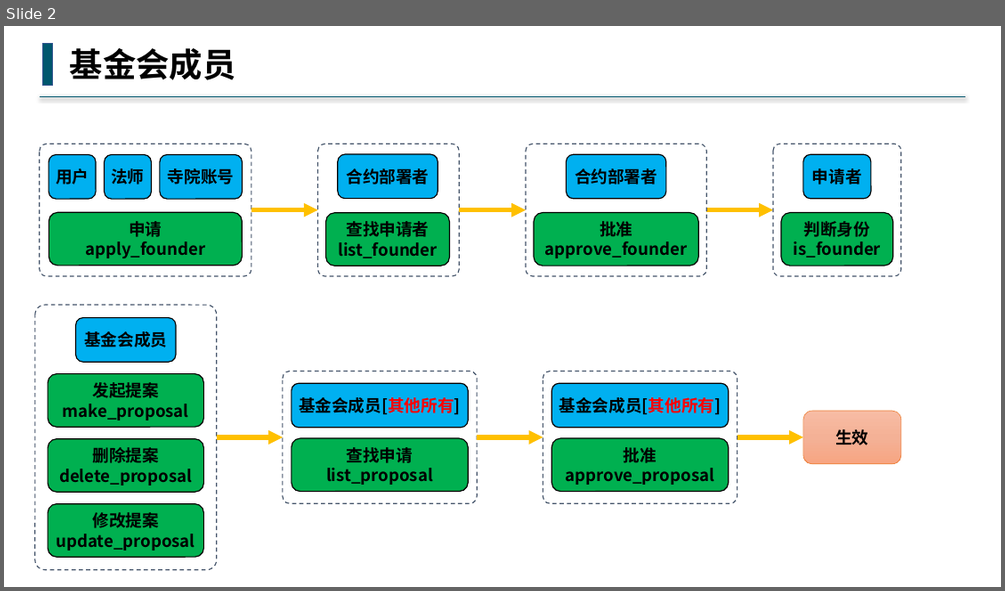
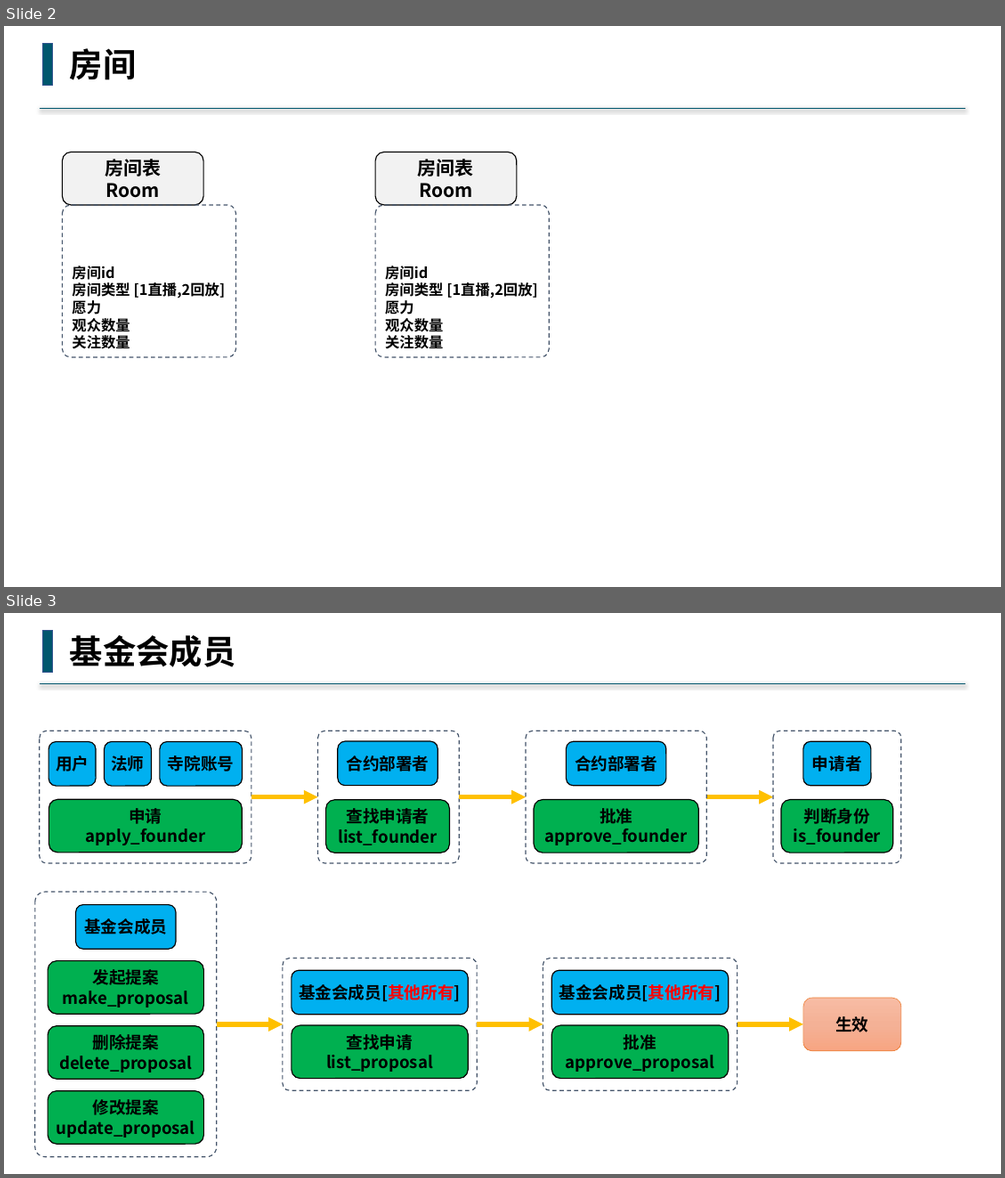
Before and after one commit to buddhachain/buddhaContract, a slide deck: doc/04.视频直播.pptx. Shown one above the other, each under a label of ours: slide 2 before the commit, slides 2 and 3 after it. The pictures are 1005x591 and 1005x1178 pixels, drawn with LibreOffice and Linux fonts; fonts in the diff are those of the drawing. Boxes give left, top, right and bottom in pixels: in the first picture for what was removed or moved away, otherwise in the second. Text is boxed around its words. In the diff, an @@ line names an element or a change of style, - is before the commit and + after.

```diff
--- a/doc/04.视频直播.pptx
+++ b/doc/04.视频直播.pptx
@@ slide 2 added at [4, 26, 1001, 587], background #FFFFFF @@
@@ rectangle added at [43, 43, 53, 85], fill #00576E, outline #325491 1 pt @@
@@ text added at [70, 48, 137, 80], 32 pt, text #000000, bold @@
+房间
@@ line added from (966, 108) to (39, 108), #00576E 1.5 pt @@
@@ rounded rectangle added at [63, 151, 203, 205], fill #F2F2F2, outline #000000 1 pt, 18 pt, text #000000, bold @@
+房间表
+Room
@@ rounded rectangle added at [376, 151, 517, 205], fill #F2F2F2, outline #000000 1 pt, 18 pt, text #000000, bold @@
+房间表
+Room
@@ rounded rectangle added at [63, 205, 235, 357], outline #44546A 1 pt dashed, 14 pt, text #000000, bold @@
+房间id
+房间类型 [1直播,2回放]
+愿力
+观众数量
+关注数量
@@ rounded rectangle added at [376, 205, 550, 357], outline #44546A 1 pt dashed, 14 pt, text #000000, bold @@
+房间id
+房间类型 [1直播,2回放]
+愿力
+观众数量
+关注数量
@@ what was slide 2 is now slide 3 @@
```
Also in this commit, not shown: 1 other slide added, 1 slide removed, 1 other file.
